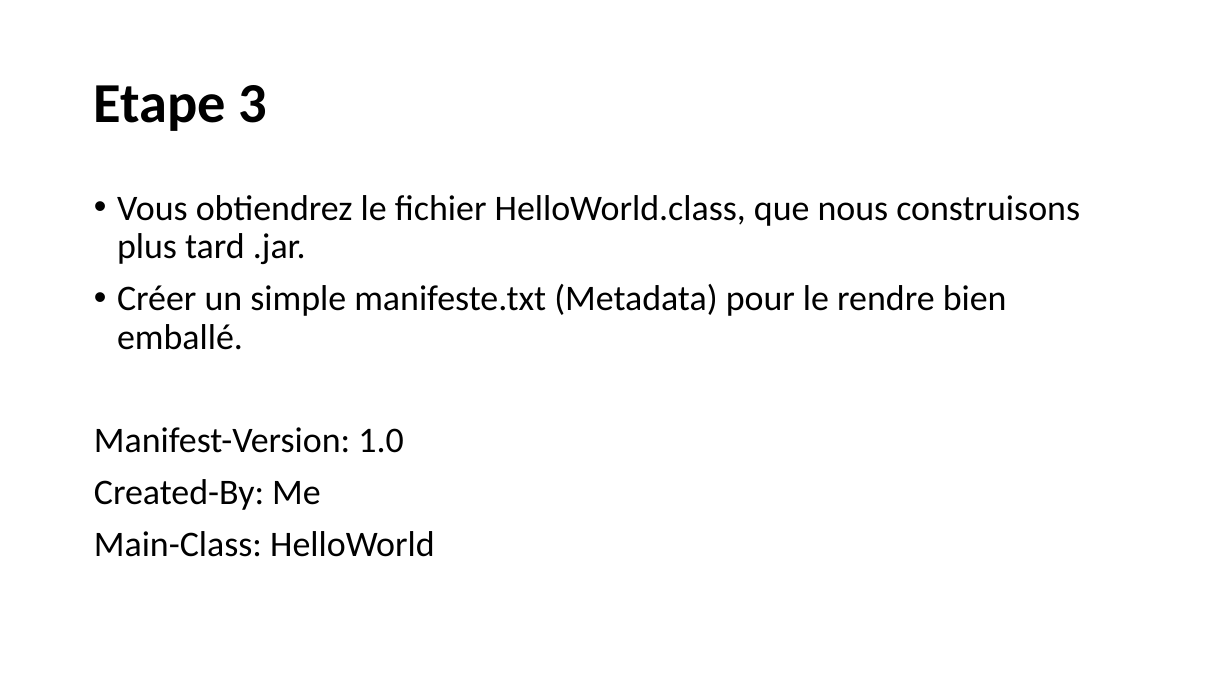
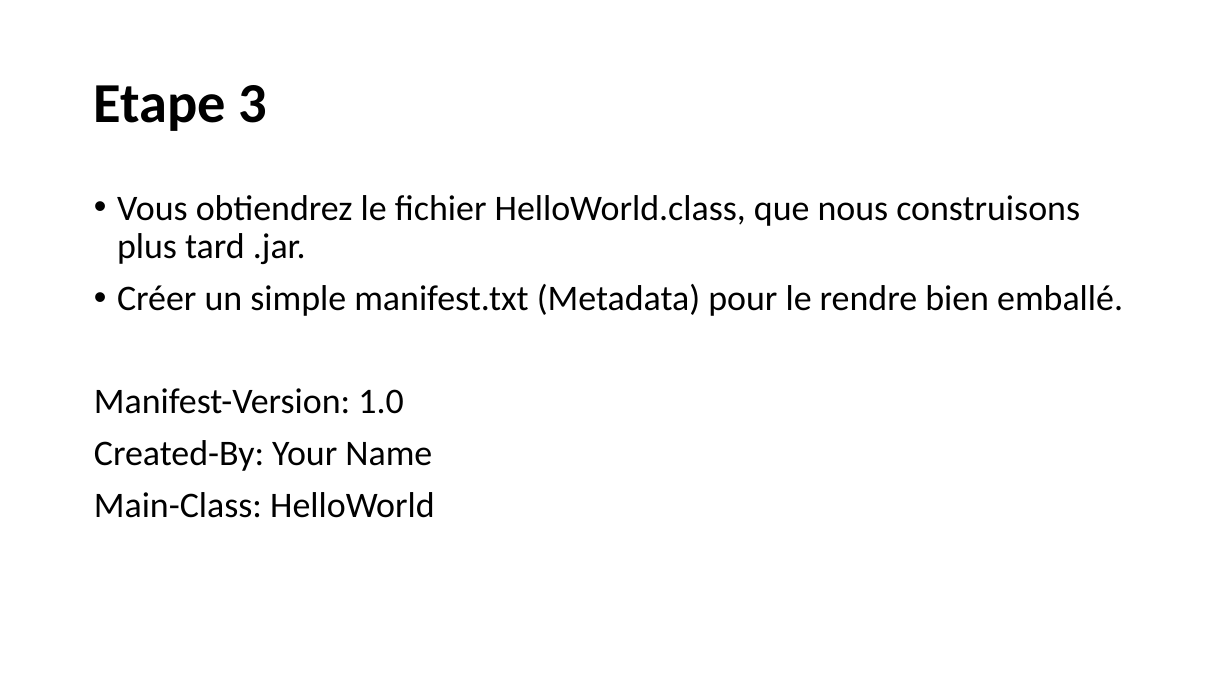
Before and after one commit to mohamadsabra/GLG203, a slide deck: slide 6 of Tutoriel.pptx. Drawn at 1232x693 pixels with LibreOffice and Linux fonts; fonts in the diff are those of the drawing. Boxes give left, top, right and bottom in pixels: in the first picture for what was removed or moved away, otherwise in the second. Text is boxed around its words. In the diff, an @@ line names an element or a change of style, - is before the commit and + after.

```diff
--- a/Tutoriel.pptx
+++ b/Tutoriel.pptx
@@ text at bbox=[117, 284, 1123, 316]: text changed @@
-• Créer un simple manifeste.txt (Metadata) pour le rendre bien emballé.
+• Créer un simple manifest.txt (Metadata) pour le rendre bien emballé.
@@ text at bbox=[94, 440, 432, 471]: text changed @@
-Created-By: Me
+Created-By: Your Name
```
Also in this commit, not shown: 5 other slides changed, 5 slides added.
